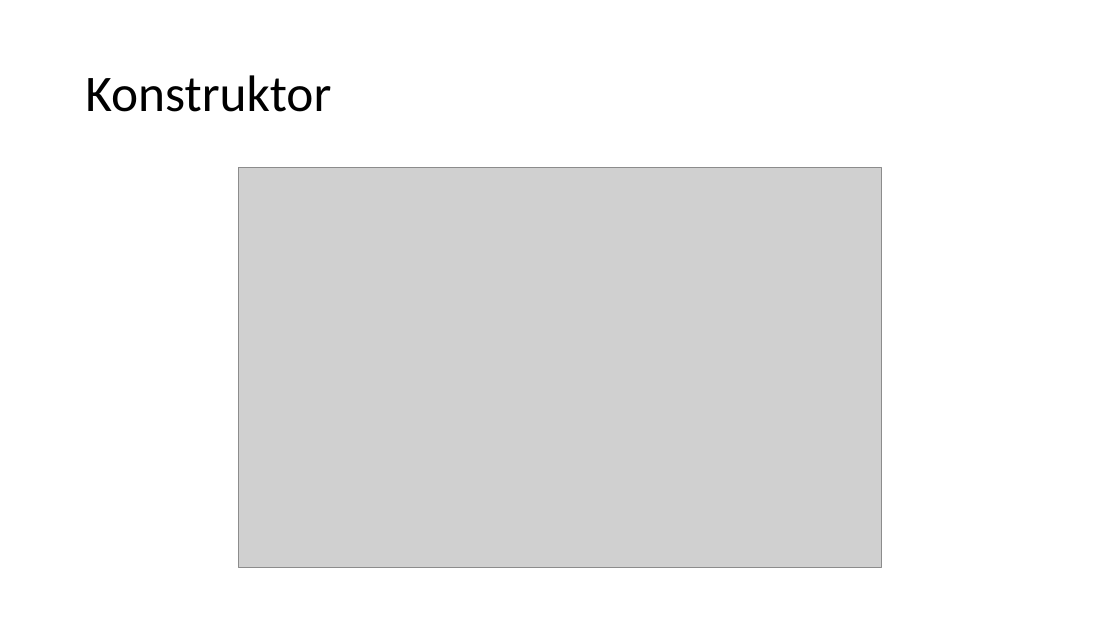
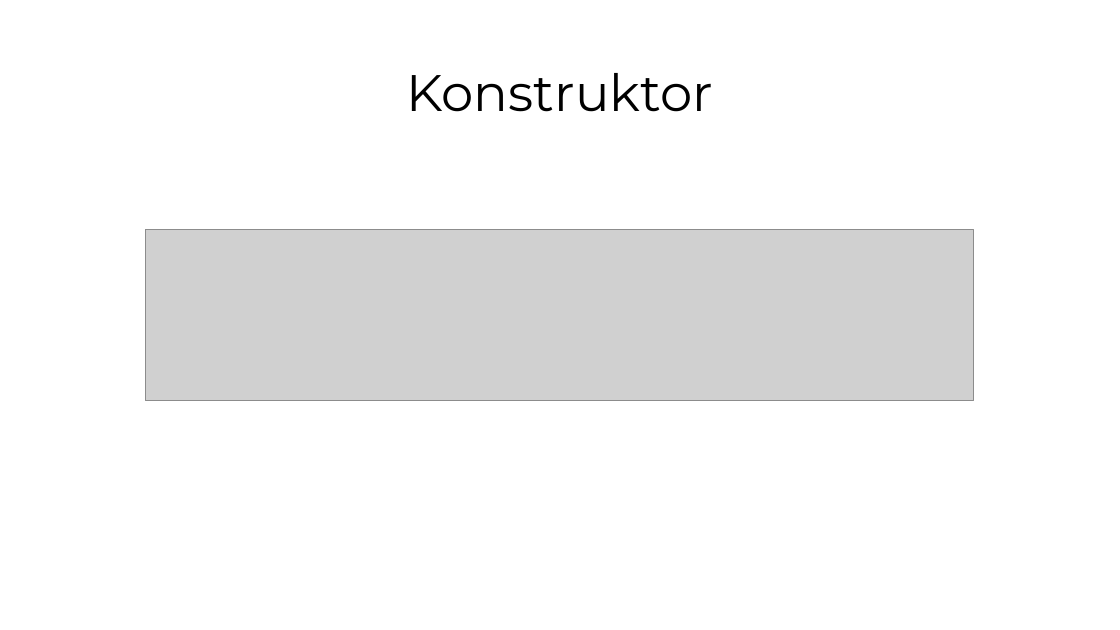
Before and after one commit to oskop123/Trading_Bot, a slide deck: slide 14 of JPWP.pptx (slide 13 before the commit). Drawn at 1120x630 pixels with LibreOffice and Linux fonts; fonts in the diff are those of the drawing; grey boxes stand for pictures. Boxes give left, top, right and bottom in pixels: in the first picture for what was removed or moved away, otherwise in the second. Text is boxed around its words. In the diff, an @@ line names an element or a change of style, - is before the commit and + after.

```diff
--- a/JPWP.pptx
+++ b/JPWP.pptx
@@ title "Konstruktor" at box(406, 73, 713, 112): font Calibri to Montserrat; alignment left to centre @@
@@ picture removed at box(239, 168, 882, 568) @@
@@ picture added at box(145, 229, 974, 401) @@
```
Also in this commit, not shown: 4 other slides changed, 15 slides added, 21 slides removed, 1 other file.
